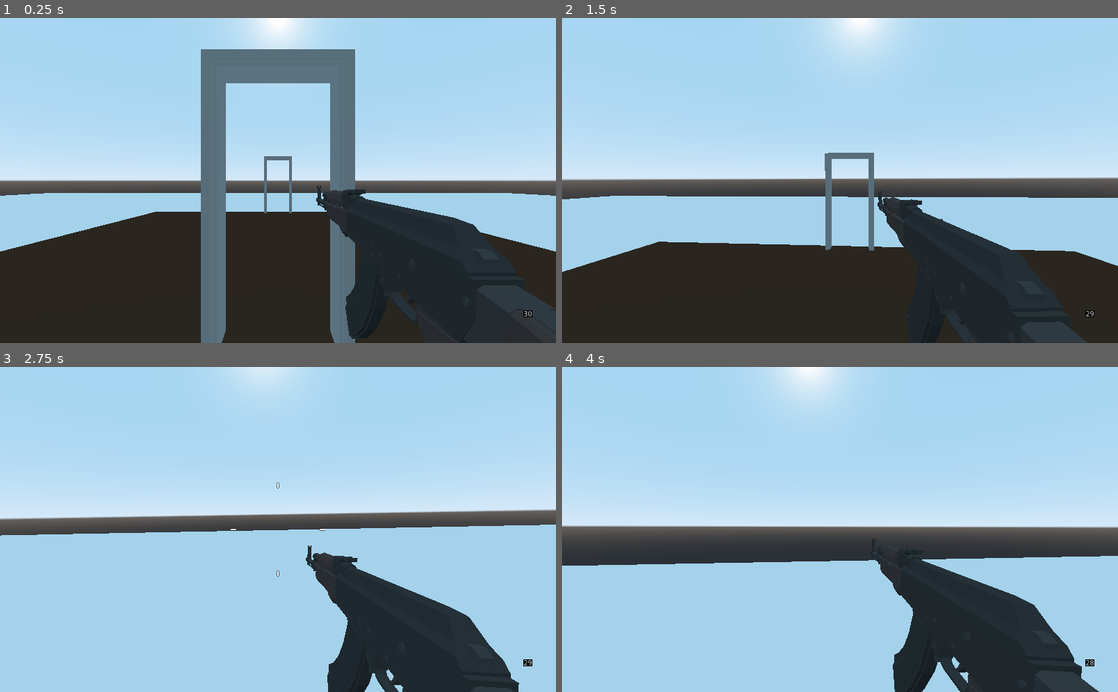
Above: before the commit, frames 1-4 (two rows, left to right).
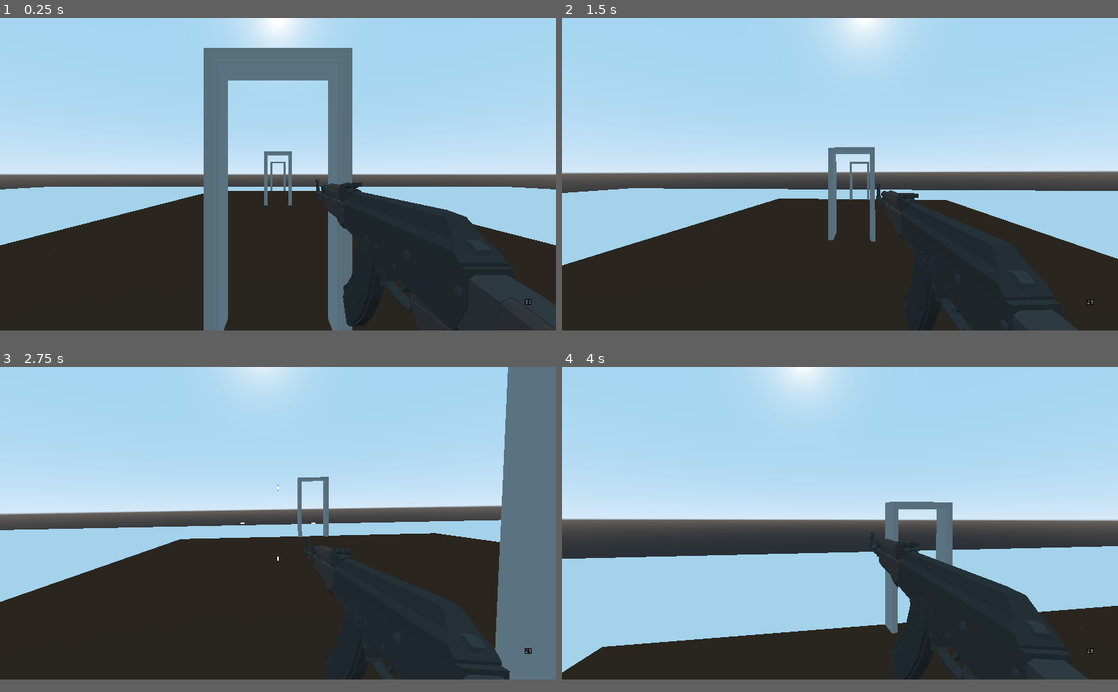
Above: after the commit, the same moments.

Repository: rafavital/obmil
Game: Godot game, scene res://assets/scenes/world.tscn
Two runs of this game, one before a commit and one after it. Both use one fixed random seed, a clock stepped at 60 frames per second and the inputs below.
Inputs (mouse positions are in pixels of both pictures, inside the frame that each line leads up to):
- Up to frame 1 (0.25 s): no input
- Up to frame 2 (1.5 s): move the mouse to (867, 180) at 0.52 s; hold Z 0.53-1.28 s; hold W from 0.53 s (still down); click (867, 180) at 0.67 s; tap Space at 0.77 s; move the mouse to (812, 180) at 1.27 s; tap Shift at 1.35 s
- Up to frame 3 (2.75 s): keep holding W; tap Space at 1.52 s; move the mouse to (289, 523) at 2.02 s; hold Q from 2.03 s (still down)
- Up to frame 4 (4 s): keep holding W; move the mouse to (834, 536) at 2.77 s; release Q at 2.78 s; tap Ctrl at 2.85 s; click (834, 536) at 2.92 s; tap Space at 3.02, 3.77 s; move the mouse to (878, 532) at 3.52 s; hold C from 3.53 s (still down)
In our replay, the window is 800x468 before the commit and 800x450 after it. These sizes can differ from the game's own. Grey fills any space a smaller window leaves; there, only what the larger window draws over its background counts as a difference.

The runs differ from the first frame. In frame 1, 9.1% of the frame differs, in the area x 0-100%, y 9-100%; in frame 2, 13%; in frame 3, 42%, in the area x 0-100%, y 0-100%; in frame 4, 18%.
Error after the commit: Parse Error: The class "Room" shadows a native class. (res://src/Room.gd:1)

Commit message:
working room randomization

Diff:
--- /dev/null
+++ b/assets/scenes/room1.tscn
@@ -0,0 +1,35 @@
+[gd_scene load_steps=3 format=2]
+
+[ext_resource path="res://assets/scenes/room_base.tscn" type="PackedScene" id=1]
+[ext_resource path="res://assets/models/modular_house_collection/Prop_Bathroom_Shower.obj" type="ArrayMesh" id=2]
+
+[node name="Room" instance=ExtResource( 1 )]
+
+[node name="Prop_Bathroom_Shower" type="MeshInstance" parent="." index="4"]
+transform = Transform( 1, 0, 0, 0, 1, 0, 0, 0, 1, 0, 0, -0.5 )
+mesh = ExtResource( 2 )
+material/0 = null
+material/1 = null
+material/2 = null
+material/3 = null
+material/4 = null
+material/5 = null
+material/6 = null
+material/7 = null
+material/8 = null
+material/9 = null
+material/10 = null
+material/11 = null
+material/12 = null
+material/13 = null
+material/14 = null
+material/15 = null
+material/16 = null
+material/17 = null
+material/18 = null
+material/19 = null
+material/20 = null
+material/21 = null
+material/22 = null
+material/23 = null
+material/24 = null
--- a/assets/scenes/world.tscn
+++ b/assets/scenes/world.tscn
@@ -1,8 +1,10 @@
-[gd_scene load_steps=6 format=2]
+[gd_scene load_steps=8 format=2]
 
 [ext_resource path="res://src/World.gd" type="Script" id=1]
 [ext_resource path="res://player/Player.tscn" type="PackedScene" id=2]
-[ext_resource path="res://assets/scenes/room.tscn" type="PackedScene" id=3]
+[ext_resource path="res://assets/scenes/room_base.tscn" type="PackedScene" id=3]
+[ext_resource path="res://src/RoomsManager.gd" type="Script" id=4]
+[ext_resource path="res://assets/scenes/room1.tscn" type="PackedScene" id=5]
 
 [sub_resource type="PlaneMesh" id=1]
 
@@ -25,7 +27,14 @@
 [node name="CollisionShape" type="CollisionShape" parent="Test Floor/StaticBody"]
 shape = SubResource( 2 )
 
-[node name="Room" parent="." instance=ExtResource( 3 )]
+[node name="Rooms Manager" type="Spatial" parent="."]
+script = ExtResource( 4 )
+rooms = [ ExtResource( 5 ) ]
+
+[node name="Room" parent="Rooms Manager" instance=ExtResource( 3 )]
 transform = Transform( 1, 0, 0, 0, 1, 0, 0, 0, 1, 0, 0, -5 )
 
+[node name="Room2" parent="Rooms Manager" instance=ExtResource( 3 )]
+transform = Transform( 1, 0, 0, 0, 1, 0, 0, 0, 1, 0, 0, -12 )
+
 [editable path="Player"]
--- a/project.godot
+++ b/project.godot
@@ -8,9 +8,14 @@
 
 config_version=4
 
-_global_script_classes=[  ]
+_global_script_classes=[ {
+"base": "Spatial",
+"class": "Room",
+"language": "GDScript",
+"path": "res://src/Room.gd"
+} ]
 _global_script_class_icons={
-
+"Room": ""
 }
 
 [application]
@@ -19,6 +24,11 @@
 run/main_scene="res://assets/scenes/world.tscn"
 config/icon="res://icon.png"
 
+[display]
+
+window/size/width=1280
+window/size/height=720
+
 [rendering]
 
 environment/default_environment="res://default_env.tres"
--- a/src/Room.gd
+++ b/src/Room.gd
@@ -1,9 +1,9 @@
+class_name Room
 extends Spatial
 
-
-
+signal exited_room (room)
 
 func _on_ExitTrigger_body_entered(body: Node) -> void:
 	var dir = sign(transform.basis.z.dot(body.transform.basis.z))
 	if dir > 0:
-		queue_free()
+		emit_signal("exited_room", self)
--- /dev/null
+++ b/src/RoomsManager.gd
@@ -0,0 +1,25 @@
+extends Spatial
+
+export (Array, PackedScene) var rooms
+var room_nodes = []
+var rng = RandomNumberGenerator.new()
+
+func _ready() -> void:
+	for	room in get_children():
+		room.connect("exited_room", self, "_on_generate_new_room")
+
+
+
+func _on_generate_new_room (room) -> void:
+	var pos = room.transform.origin
+	room.queue_free()
+
+	#make room truly random
+	var id = rng.randi_range(0, rooms.size() - 1)
+
+	var r = rooms[id].instance()
+
+	r.transform.origin = pos
+	r.connect("exited_room", self, "_on_generate_new_room")
+
+	add_child(r)
Renamed: assets/scenes/room.tscn -> assets/scenes/room_base.tscn
